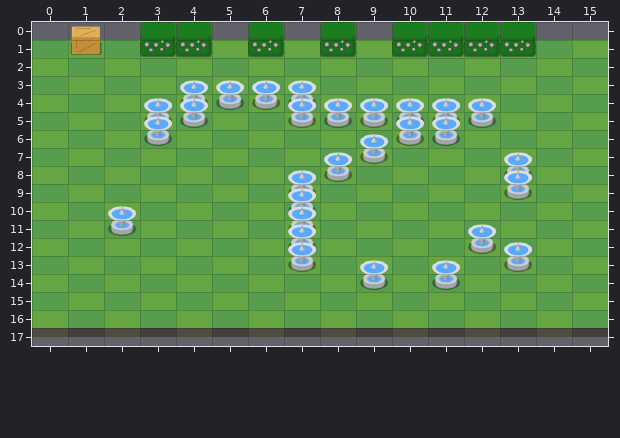
An edit to a level. Tiled map (JSON), tilemap/level00.json. The first picture shows the starting point.
Cells are 64x32 px. Shown: x 0..15, y 0..17.
After the commit:
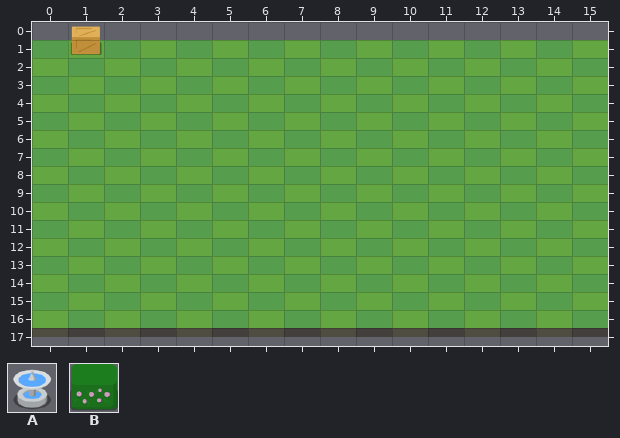
Key: from "tileset_top": A 18, B 22.
_ is an empty cell.
Diff:
{"where": "layer \"top\""}
{"y":1,"x":3,"old":"BB","new":"__"}
{"y":1,"x":6,"old":"B","new":"_"}
{"y":1,"x":8,"old":"B","new":"_"}
{"y":1,"x":10,"old":"BBBB","new":"____"}
{"y":4,"x":4,"old":"AAAA","new":"____"}
{"y":5,"x":3,"old":"AA","new":"__"}
{"y":5,"x":7,"old":"AAAAAA","new":"______"}
{"y":6,"x":3,"old":"A","new":"_"}
{"y":6,"x":10,"old":"AA","new":"__"}
{"y":7,"x":9,"old":"A","new":"_"}
{"y":8,"x":8,"old":"A","new":"_"}
{"y":8,"x":13,"old":"A","new":"_"}
{"y":9,"x":7,"old":"A","new":"_"}
{"y":9,"x":13,"old":"A","new":"_"}
{"y":10,"x":7,"old":"A","new":"_"}
{"y":11,"x":2,"old":"A","new":"_"}
{"y":11,"x":7,"old":"A","new":"_"}
{"y":12,"x":7,"old":"A","new":"_"}
{"y":12,"x":12,"old":"A","new":"_"}
{"y":13,"x":7,"old":"A","new":"_"}
{"y":13,"x":13,"old":"A","new":"_"}
{"y":14,"x":9,"old":"A","new":"_"}
{"y":14,"x":11,"old":"A","new":"_"}
{"label":"removed","picture_box":[140,22,212,57]}
{"label":"removed","picture_box":[248,22,284,57]}
{"label":"removed","picture_box":[320,22,356,57]}
{"label":"removed","picture_box":[392,22,536,57]}
{"label":"removed","picture_box":[144,80,533,290]}
{"label":"removed","picture_box":[108,206,137,236]}
